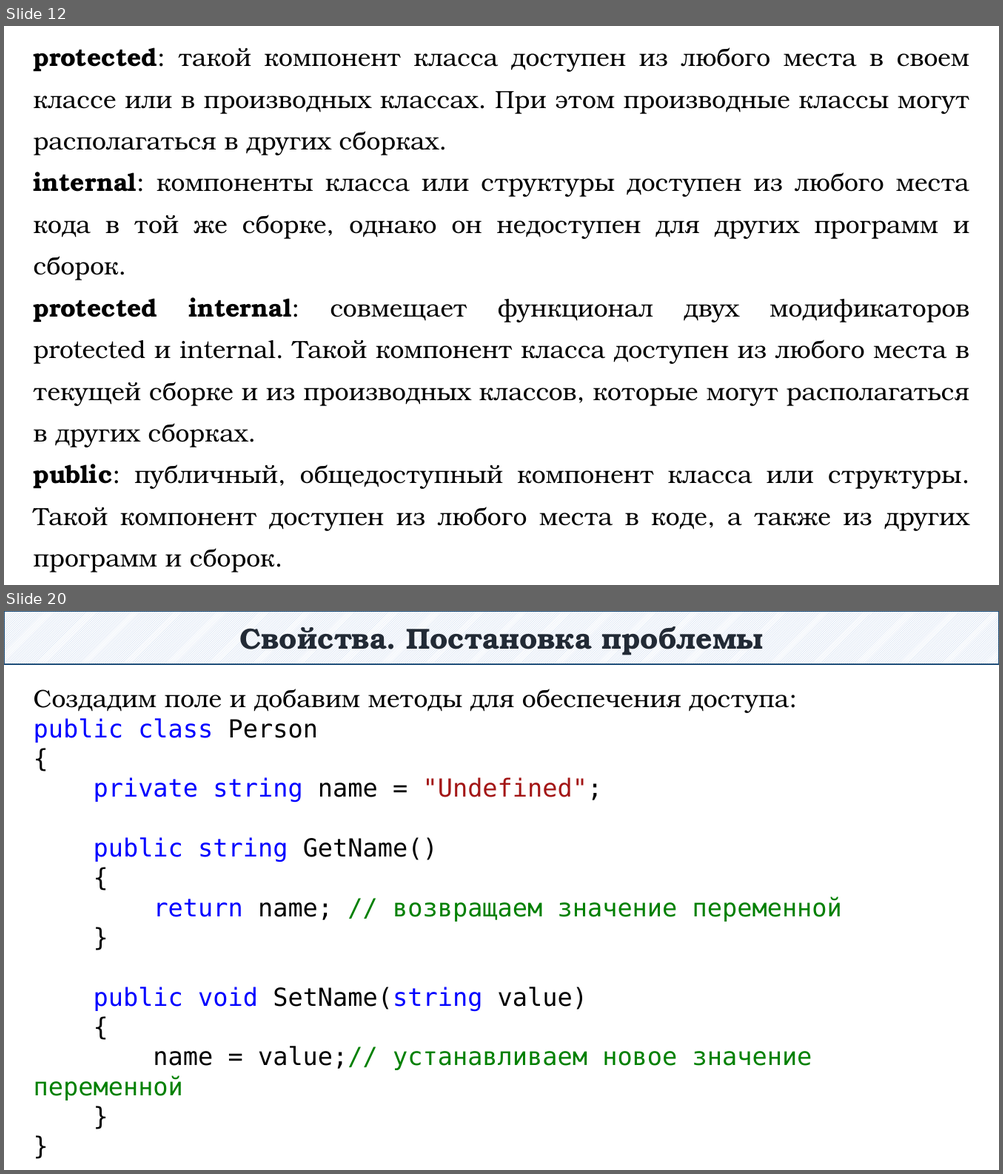
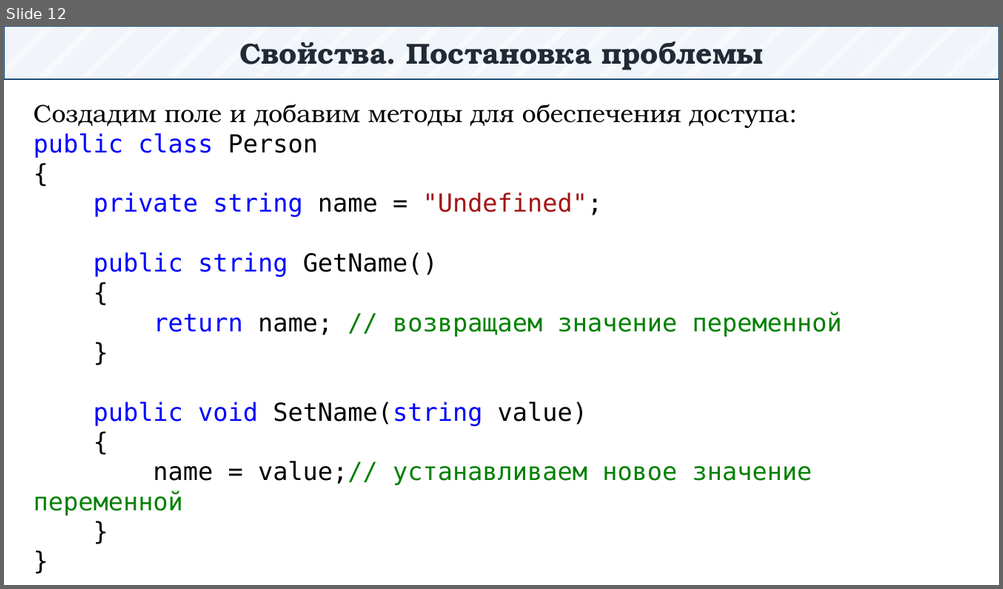
Before and after one commit to DaniilKlyukin/ITiP-2, a slide deck: Лекции/ИТиП 2 лек 2.pptx. Shown one above the other, each under a label of ours: slides 12 and 20 before the commit, slide 12 after it; the slides between them are not shown. The pictures are 1003x1174 and 1003x589 pixels, drawn with LibreOffice and Linux fonts; fonts in the diff are those of the drawing. Boxes give left, top, right and bottom in pixels: in the first picture for what was removed or moved away, otherwise in the second. Text is boxed around its words. In the diff, an @@ line names an element or a change of style, - is before the commit and + after.

```diff
--- a/Лекции/ИТиП 2 лек 2.pptx
+++ b/Лекции/ИТиП 2 лек 2.pptx
@@ slide 12 removed at (x1=4, y1=26, x2=999, y2=585), background #FFFFFF @@
@@ text removed at (x1=34, y1=47, x2=970, y2=573) @@
-protected: такой компонент класса доступен из любого места в своем классе или в производных классах. При этом производные классы могут располагаться в других сборках.
-internal: компоненты класса или структуры доступен из любого места кода в той же сборке, однако он недоступен для других программ и сборок.
-protected internal: совмещает функционал двух модификаторов protected и internal. Такой компонент класса доступен из любого места в текущей сборке и из производных классов, которые могут располагаться в других сборках.
-public: публичный, общедоступный компонент класса или структуры. Такой компонент доступен из любого места в коде, а также из других программ и сборок.
@@ what was slide 20 is now slide 12 @@
```
Also in this commit, not shown: 2 slides changed, 14 slides added, 16 other slides removed, 6 other files.
